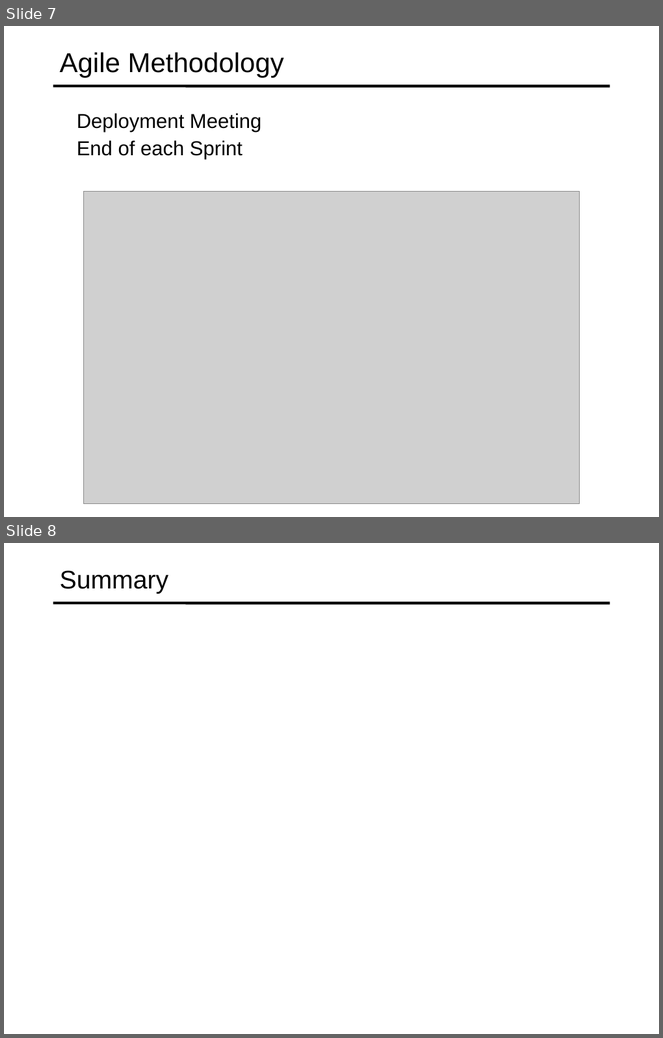
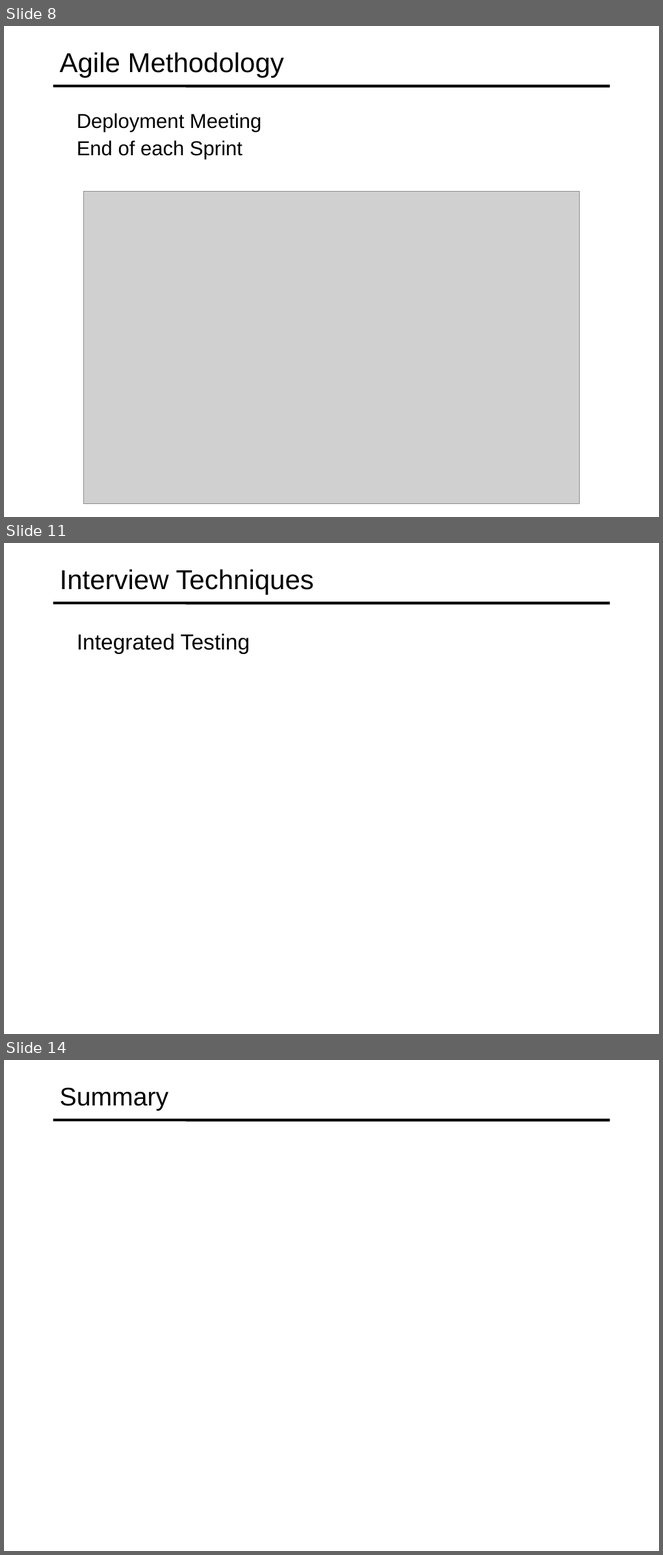
Before and after one commit to specter01wj/Jago_Link_Training, a slide deck: Angular/Interview Lectures/Work Flow/Work Flow.ppt. Shown one above the other, each under a label of ours: slides 7 and 8 before the commit, slides 8, 11 and 14 after it; the slides between them are not shown. The pictures are 663x1038 and 663x1555 pixels, drawn with LibreOffice and Linux fonts; fonts in the diff are those of the drawing; grey boxes stand for pictures. Boxes give left, top, right and bottom in pixels: in the first picture for what was removed or moved away, otherwise in the second. Text is boxed around its words. In the diff, an @@ line names an element or a change of style, - is before the commit and + after.

```diff
--- a/Angular/Interview Lectures/Work Flow/Work Flow.ppt
+++ b/Angular/Interview Lectures/Work Flow/Work Flow.ppt
@@ slide 11 added at (4, 543, 659, 1034), background #FFFFFF; not listed: 1 template element that a slide beside it also shows @@
@@ title added at (60, 569, 314, 594), 30 pt, text #000000 @@
+Interview Techniques
@@ text added at (77, 633, 250, 654), 24 pt, text #000000 @@
+  Integrated Testing
@@ what was slide 7 is now slide 8 @@
@@ what was slide 8 is now slide 14 @@
```
Also in this commit, not shown: 5 other slides added, 1 other file.
